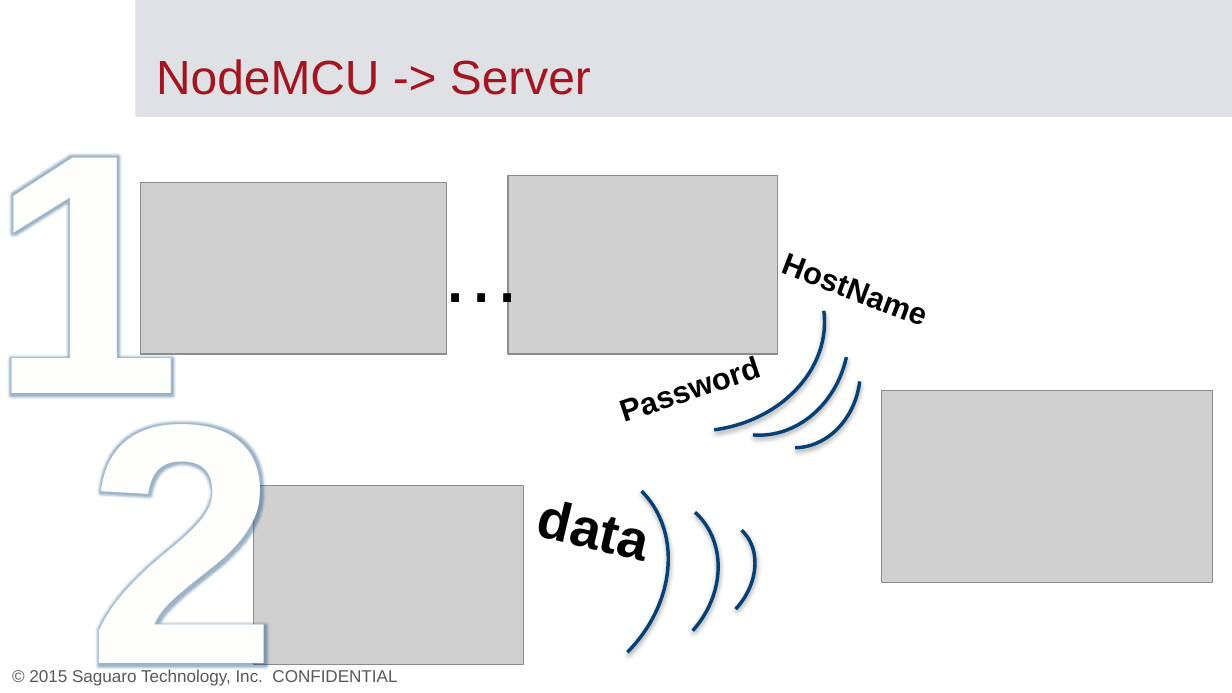
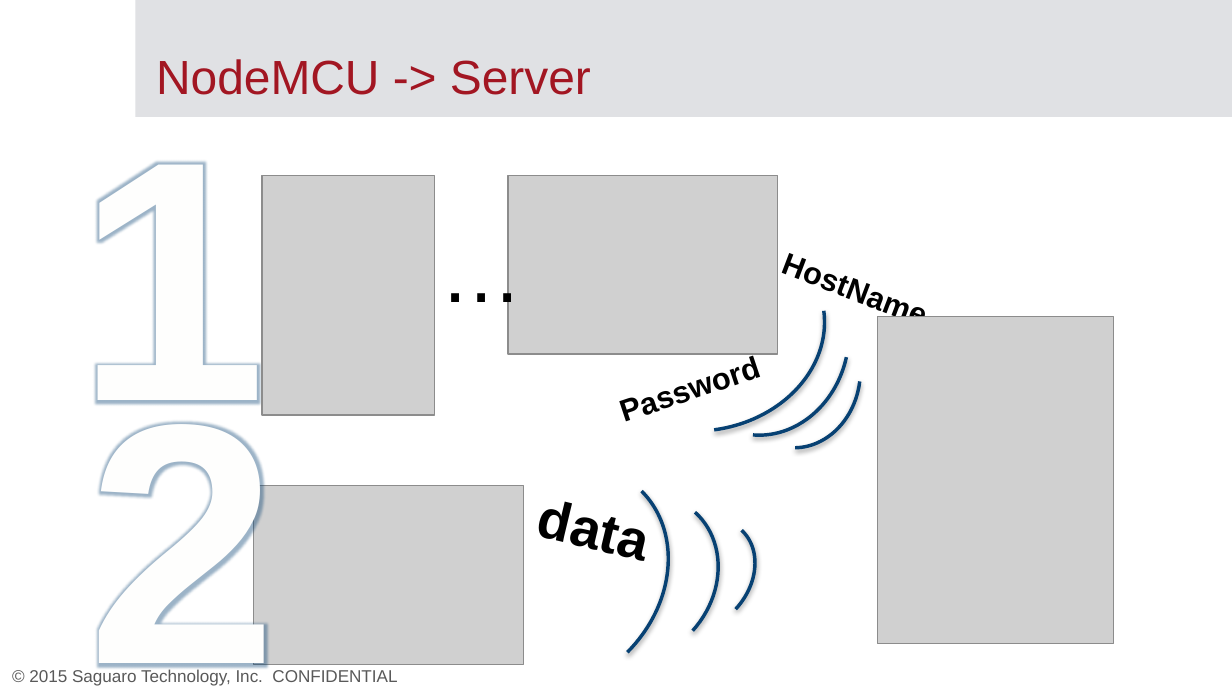
Before and after one commit to mememihnea/LicentaCod, a slide deck: slide 12 of Documentatie/Template.pptx (slide 10 before the commit). Drawn at 1232x693 pixels with LibreOffice and Linux fonts; fonts in the diff are those of the drawing; grey boxes stand for pictures; background and template pictures are left out. Boxes give left, top, right and bottom in pixels: in the first picture for what was removed or moved away, otherwise in the second. Text is boxed around its words. In the diff, an @@ line names an element or a change of style, - is before the commit and + after.

```diff
--- a/Documentatie/Template.pptx
+++ b/Documentatie/Template.pptx
@@ text "1" rewrapped from (x1=0, y1=154, x2=180, y2=454) to (x1=76, y1=161, x2=266, y2=461) @@
@@ picture added at (x1=262, y1=175, x2=435, y2=415) @@
@@ picture removed at (x1=140, y1=182, x2=446, y2=354) @@
@@ picture added at (x1=877, y1=317, x2=1112, y2=644) @@
@@ picture removed at (x1=882, y1=391, x2=1214, y2=582) @@
```
Also in this commit, not shown: 4 other slides changed, 3 slides added, 1 slide removed.
